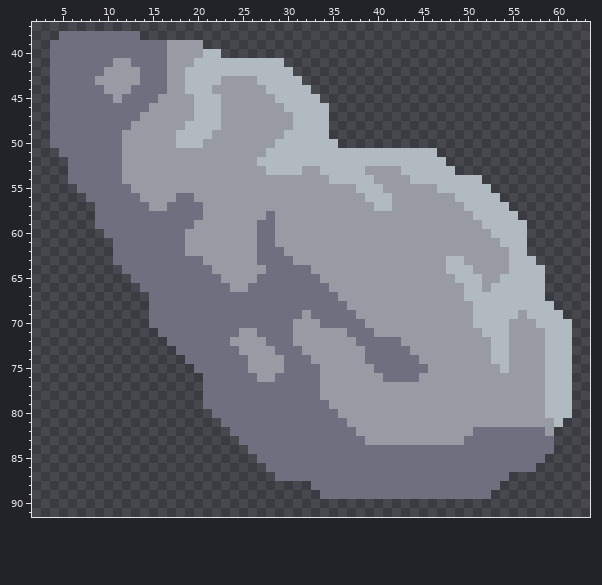
A sprite sheet gets an edit: sprites/units/buffed/buffed-flare-left-arm1.png. Above is the file before it was changed.
The file is 68x94 pixels. Shown: x 2..63, y 37..91.
After the commit:
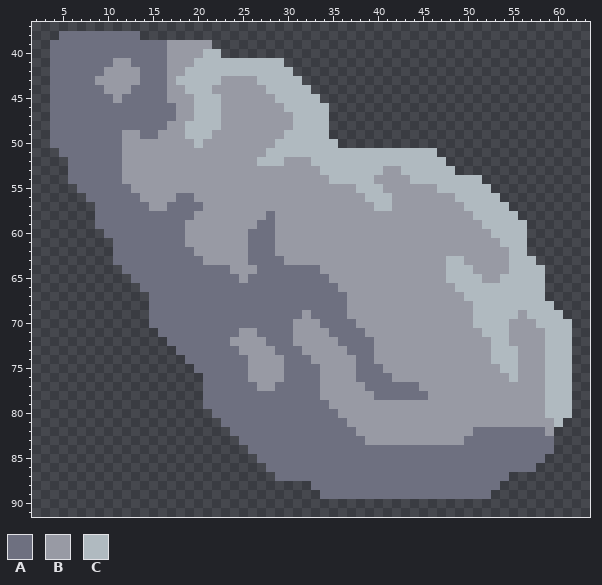
Palette (. is transparent): A #6e7080  B #989aa4  C #b0bac0
Changes in this commit:
y 39: x 21 . -> B
y 43: x 18 B -> C
y 45: x 16 B -> A
y 46: x 15..17 BBB -> AAA
y 47: x 14..17 BBBB -> AAAA
y 48: x 13..16 BBBB -> AAAA
y 49: x 14..15 BB -> AA; x 18 C -> B
y 50: x 18..19 CC -> BB
y 52: x 30..32 CCC -> BBB
y 53: x 28..31 CCCC -> BBBB; x 39..40 BB -> CC
y 58: x 20 A -> B
y 59: x 19 A -> B
y 60..61: x 26 B -> A
y 62: x 19 B -> A; x 26 B -> A; x 29 A -> B
y 63: x 26 B -> A; x 30 A -> B
y 64: x 22..23 BB -> AA; x 27 B -> A; x 33 B -> A
y 65: x 23..24 BB -> AA; x 26 B -> A; x 34 B -> A; x 48 B -> C
y 66: x 24..25 BB -> AA; x 35 B -> A; x 49 B -> C; x 52 B -> C
y 67: x 36 B -> A
y 69: x 37 A -> B
y 70: x 38 A -> B
y 71: x 35..36 BB -> AA; x 39 A -> B
y 72: x 36..37 BB -> AA; x 40..42 AAA -> BBB
y 73: x 37..38 BB -> AA; x 40..43 AAAA -> BBBB; x 55 B -> C
y 74: x 38 B -> A; x 40..44 AAAAA -> BBBBB; x 55 B -> C
y 75: x 38..39 BB -> AA; x 41..45 AAAAA -> BBBBB; x 55 B -> C
y 76: x 26 A -> B; x 29 A -> B; x 38..40 BBB -> AAA; x 42..44 AAA -> BBB; x 55 B -> C
y 77: x 27..28 AA -> BB; x 39..44 BBBBBB -> AAAAAA
y 78: x 40..45 BBBBBB -> AAAAAA
Pixel boxes of the changes (left, top, right, bottom) in both pictures:
added: (203, 40, 212, 49)
changed: (131, 76, 194, 148)
changed: (266, 157, 311, 175)
changed: (365, 166, 383, 175)
changed: (185, 211, 428, 400)
changed: (446, 274, 491, 292)
changed: (509, 346, 518, 382)
